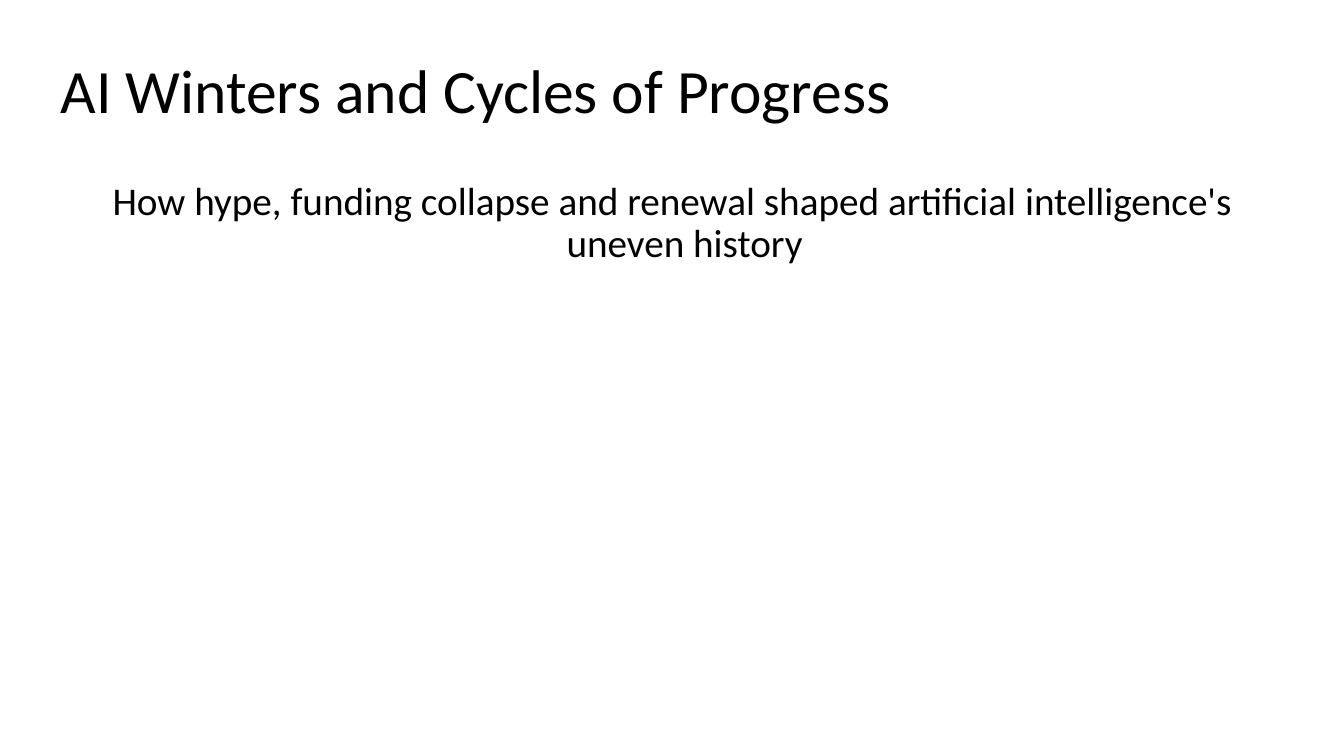
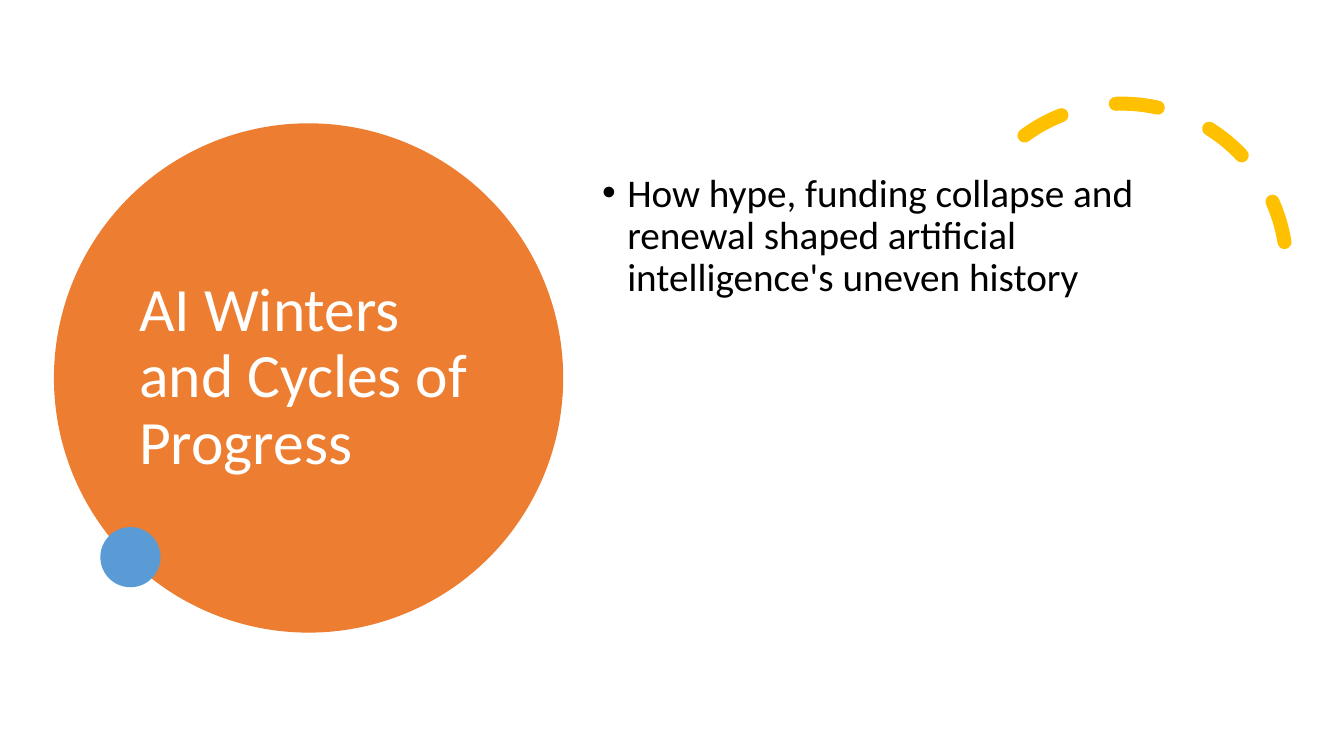
Before and after one commit to reaglin/CAI4002, a slide deck: slide 1 of history-and-foundations-of-artificial-intelligence/presentation/T5 AI Winters and Cycles of Progress.pptx. Drawn at 1344x756 pixels with LibreOffice and Linux fonts; fonts in the diff are those of the drawing. Boxes give left, top, right and bottom in pixels: in the first picture for what was removed or moved away, otherwise in the second. Text is boxed around its words. In the diff, an @@ line names an element or a change of style, - is before the commit and + after.

```diff
--- a/history-and-foundations-of-artificial-intelligence/presentation/T5 AI Winters and Cycles of Progress.pptx
+++ b/history-and-foundations-of-artificial-intelligence/presentation/T5 AI Winters and Cycles of Progress.pptx
@@ arc (boxed as its full ellipse) added at (x1=898, y1=44, x2=1344, y2=494), outline #FFC000 10 pt dashed @@
@@ ellipse added at (x1=53, y1=123, x2=563, y2=632), fill #ED7D31 @@
@@ title "AI Winters and Cycles of ..." moved from (x1=60, y1=70, x2=890, y2=124) to (x1=139, y1=288, x2=467, y2=475) @@
@@ title "AI Winters and Cycles of ..." at (x1=139, y1=288, x2=467, y2=475): text colour #000000 to #FFFFFF @@
@@ text "How hype, funding collapse and ..." moved from (x1=113, y1=187, x2=1231, y2=264) to (x1=627, y1=179, x2=1133, y2=298) @@
@@ text "How hype, funding collapse and ..." at (x1=627, y1=179, x2=1133, y2=298): alignment centre to left; bullet none to • @@
@@ ellipse added at (x1=101, y1=527, x2=161, y2=588), fill #5B9BD5 @@
```
Also in this commit, not shown: 1 other slide changed, 4 other files.
